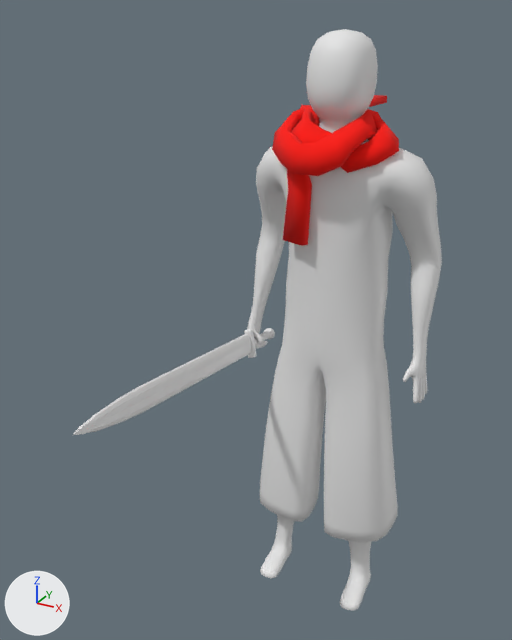
Two versions of the FBX model Assets/Project/Models/Mesh/MainCharacter/Wizard (1).fbx, one commit apart.
Camera for both pictures: a 50 mm lens placed at (2.88, -7.06, 7.18), pointed at (-0.68, -0.57, 3.94). The lights are fixed; the arrows at lower left show +X, +Y and +Z. Both versions are drawn at frame 1 of the action 'Wizard|T_Pose'; the numbers are the values there.
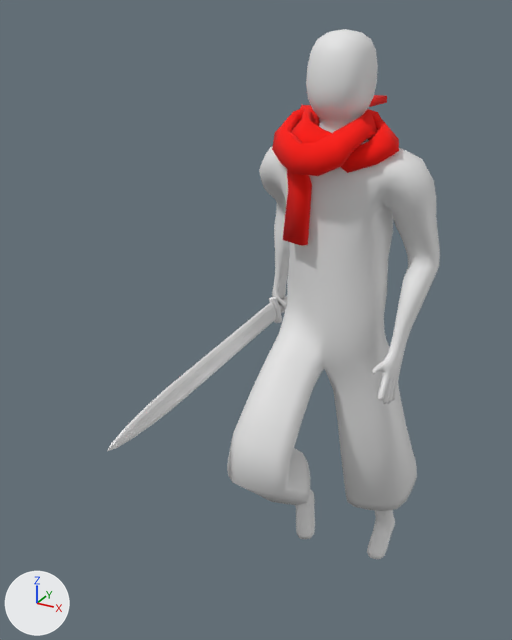
Where the change shows, as pixel boxes (x1, y1, x2, y2) in the pictures (512 x 640 px):
'Cube', posed (9% wider, 9% shorter)
    before: (247, 29, 442, 611)
    after: (227, 29, 440, 559)
'Cube.001', posed (11% narrower, 44% taller)
    before: (73, 328, 275, 435)
    after: (107, 296, 287, 451)
bone 'upper_arm.L', root to tip
    before: (404, 170) to (429, 252)
    after: (404, 170) to (428, 255)
bone 'forearm.L', root to tip
    before: (429, 252) to (420, 357)
    after: (428, 255) to (396, 357)
bone 'upper_arm.R', root to tip
    before: (283, 158) to (275, 229)
    after: (283, 158) to (291, 201)
bone 'forearm.R', root to tip
    before: (275, 229) to (254, 320)
    after: (291, 201) to (279, 286)
bone 'thigh.L', root to tip
    before: (360, 327) to (365, 466)
    after: (360, 327) to (381, 453)
bone 'shin.L', root to tip
    before: (365, 466) to (365, 563)
    after: (381, 453) to (389, 513)
bone 'thigh.R', root to tip
    before: (305, 315) to (281, 441)
    after: (305, 315) to (247, 455)
bone 'shin.R', root to tip
    before: (281, 441) to (281, 532)
    after: (247, 455) to (295, 488)

The edits, one by one:
Bone 'upper_arm.L' (bone_upper_arm_l) turns from (-10, 10, -46) to (-6, 15, -46) degrees about its own x, y and z.
Bone 'forearm.L' (bone_forearm_l) turns from (16, 1, -4) to (31, 2, -7) degrees about its own x, y and z.
Bone 'upper_arm.R' (bone_upper_arm_r) turns from (-10, -10, 46) to (-36, -11, 43) degrees about its own x, y and z.
Bone 'forearm.R' (bone_forearm_r) turns from (16, -1, 4) to (27, -2, 7) degrees about its own x, y and z.
Bone 'thigh.L' (bone_thigh_l) turns from (0, -8, -1) to (11, -4, -4) degrees about its own x, y and z.
Bone 'shin.L' (bone_shin_l) turns from (0, 0, 0) to (10, 0, 4) degrees about its own x, y and z.
Bone 'thigh.R' (bone_thigh_r) turns from (0, 2, 0) to (-35, -11, 8) degrees about its own x, y and z.
Bone 'shin.R' (bone_shin_r) turns from (0, 0, 0) to (64, 14, -23) degrees about its own x, y and z.
